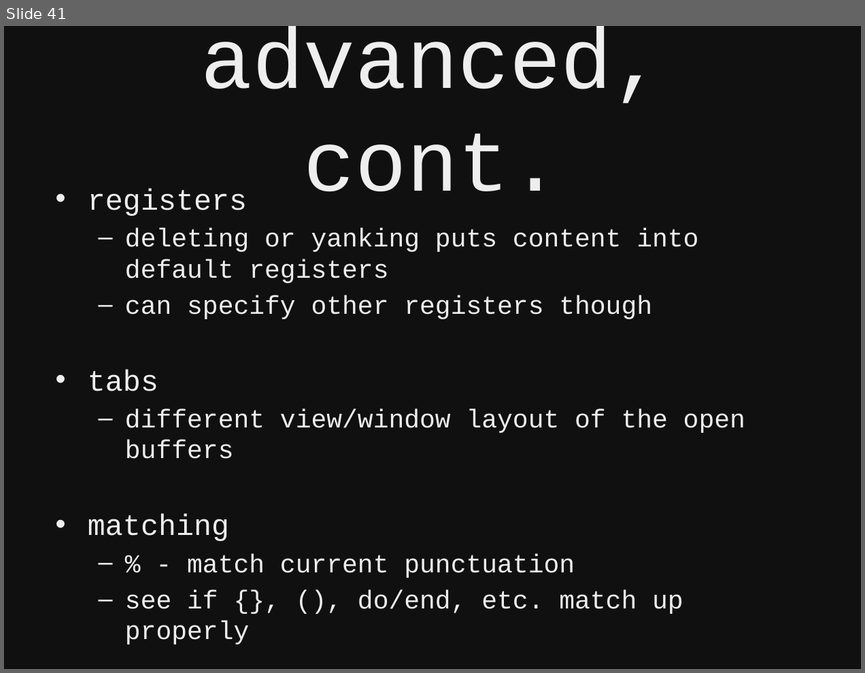
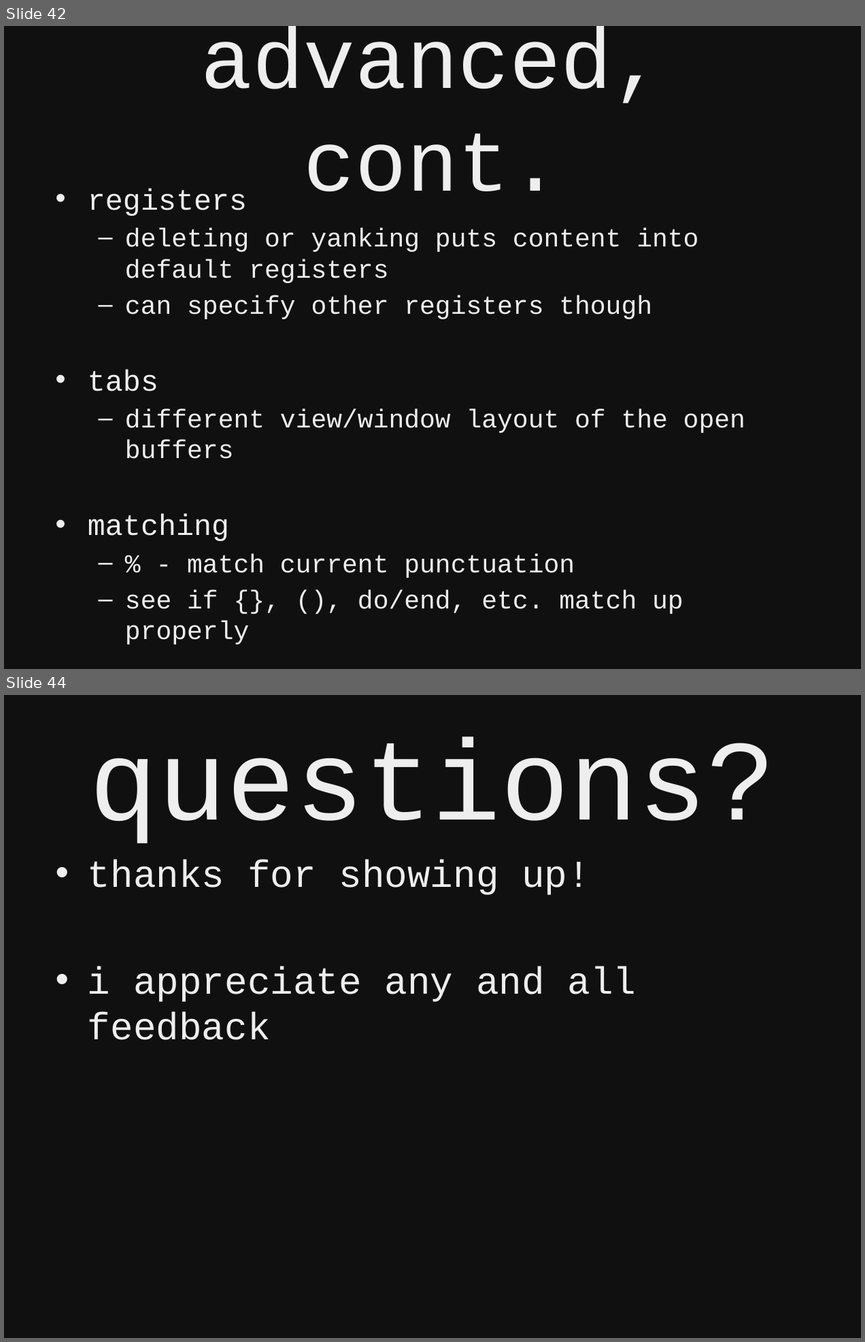
Before and after one commit to kyletolle/talks, a slide deck: beginning_vim-04.17.2012.pptx. Shown one above the other, each under a label of ours: slide 41 before the commit, slides 42 and 44 after it; the slides between them are not shown. The pictures are 865x673 and 865x1342 pixels, drawn with LibreOffice and Linux fonts; fonts in the diff are those of the drawing. Boxes give left, top, right and bottom in pixels: in the first picture for what was removed or moved away, otherwise in the second. Text is boxed around its words. In the diff, an @@ line names an element or a change of style, - is before the commit and + after.

```diff
--- a/beginning_vim-04.17.2012.pptx
+++ b/beginning_vim-04.17.2012.pptx
@@ slide 44 added at [4, 695, 861, 1338], background #101010 @@
@@ title added at [90, 738, 775, 843], 96 pt, text #EEEEEE @@
+questions?
@@ text added at [88, 860, 636, 1040], 32 pt, text #EEEEEE @@
+• thanks for showing up!
+• i appreciate any and all feedback
@@ what was slide 41 is now slide 42 @@
```
Also in this commit, not shown: 4 slides changed, 1 other slide added.
